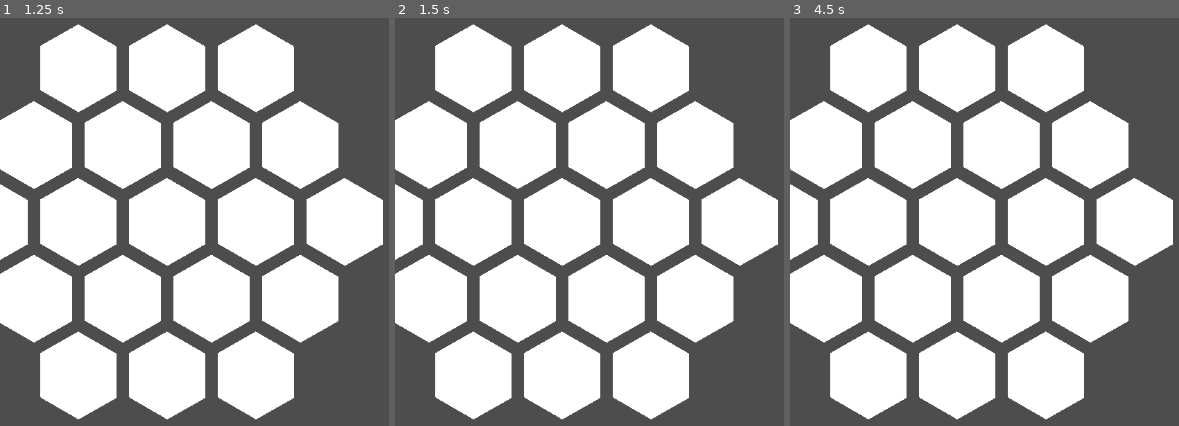
Above: before the commit, frames 1-3 (left to right).
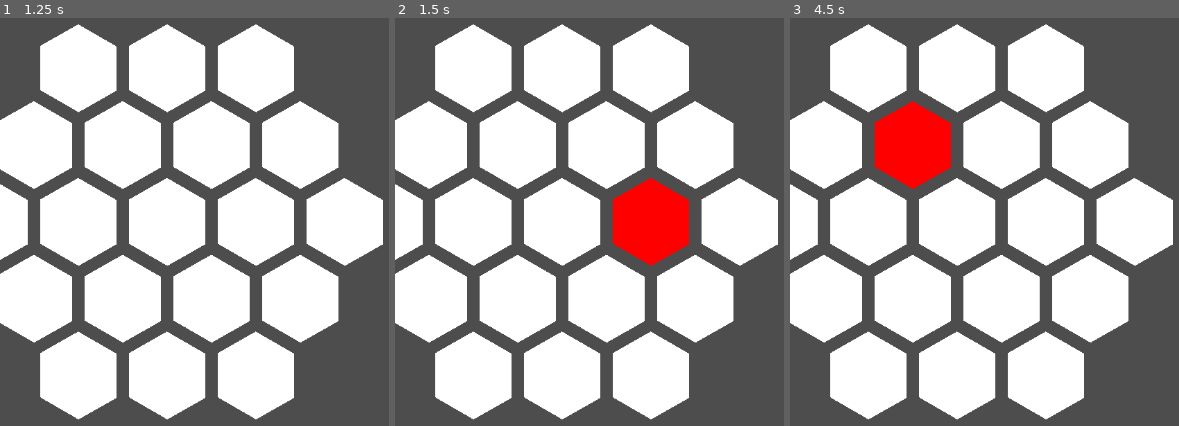
Above: after the commit, the same moments.

Repository: ichinii/absiedeln
Game: Godot game, scene res://game.tscn
Same seed, same stepped clock (60 frames per second), same inputs: the game is played once before the commit and once after it.
Inputs (mouse positions are in pixels of both pictures, inside the frame that each line leads up to):
- Up to frame 1 (1.25 s): tap Enter at 0.5 s; move the mouse to (outside the picture) at 0.52 s; click (outside the picture) at 0.67 s
- Up to frame 2 (1.5 s): tap Space at 1.25 s; move the mouse to (636, 242) at 1.27 s; click (636, 242) at 1.42 s
- Up to frame 3 (4.5 s): tap Enter at 2, 3.5 s; move the mouse to (outside the picture) at 2.02 s; click (outside the picture) at 2.17 s; tap Space at 2.75, 4.25 s; move the mouse to (1147, 311) at 2.77 s; click (1147, 311) at 2.92 s; move the mouse to (outside the picture) at 3.52 s; click (outside the picture) at 3.67 s; move the mouse to (949, 152) at 4.27 s; click (949, 152) at 4.42 s

Frame 1 is identical in both runs. In frame 2, 3.2% of the frame differs, in the area x 56-76%, y 39-61%; in frame 3, 3.2%, in the area x 21-42%, y 20-42%.

Commit message:
es ist interaktiv

Diff:
--- a/tile.gd
+++ b/tile.gd
@@ -1,8 +1,23 @@
 extends StaticBody2D
 
-
 func _ready() -> void:
-	pass # Replace with function body.
+	pass
 
 func _process(delta: float) -> void:
 	pass
+
+func set_color(color: Color):
+	$Polygon2D.color = color
+
+func _on_input_event(viewport: Node, event: InputEvent, shape_idx: int) -> void:
+	var is_click = event is InputEventMouseButton and event.pressed and event.button_index == MOUSE_BUTTON_LEFT
+	if is_click:
+		print("is_click")
+
+
+func _on_mouse_entered() -> void:
+	set_color(Color(1, 0, 0))
+
+
+func _on_mouse_exited() -> void:
+	set_color(Color(1, 1, 1))
--- a/tile.tscn
+++ b/tile.tscn
@@ -5,6 +5,7 @@
 [node name="Tile" type="StaticBody2D"]
 rotation = 0.523599
 scale = Vector2(0.25, 0.25)
+input_pickable = true
 script = ExtResource("1_reqe4")
 
 [node name="CollisionPolygon2D" type="CollisionPolygon2D" parent="."]
@@ -12,3 +13,7 @@
 
 [node name="Polygon2D" type="Polygon2D" parent="."]
 polygon = PackedVector2Array(256, 0, 128, 219.136, -128, 219.136, -256, 0, -128, -219.136, 128, -219.136)
+
+[connection signal="input_event" from="." to="." method="_on_input_event"]
+[connection signal="mouse_entered" from="." to="." method="_on_mouse_entered"]
+[connection signal="mouse_exited" from="." to="." method="_on_mouse_exited"]
